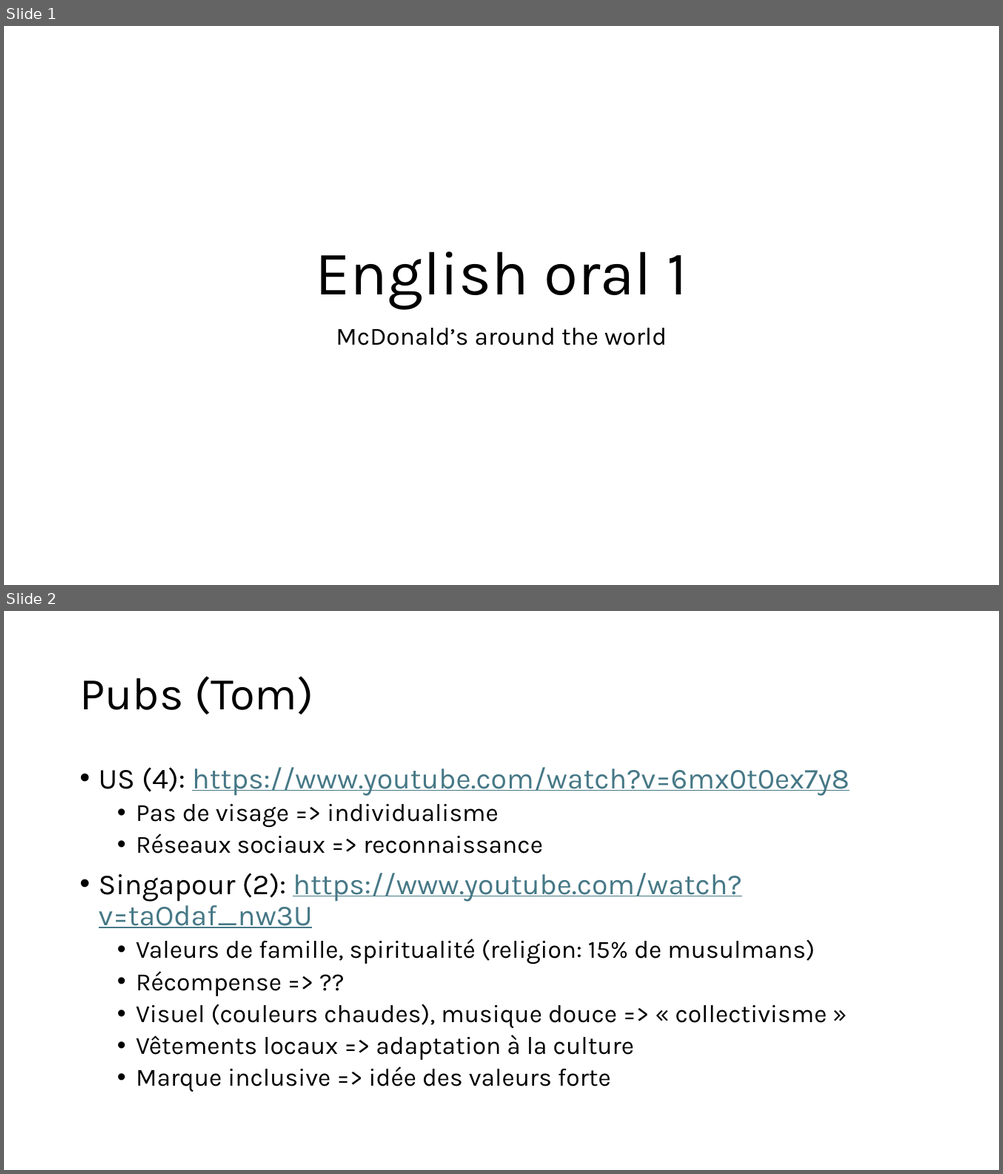
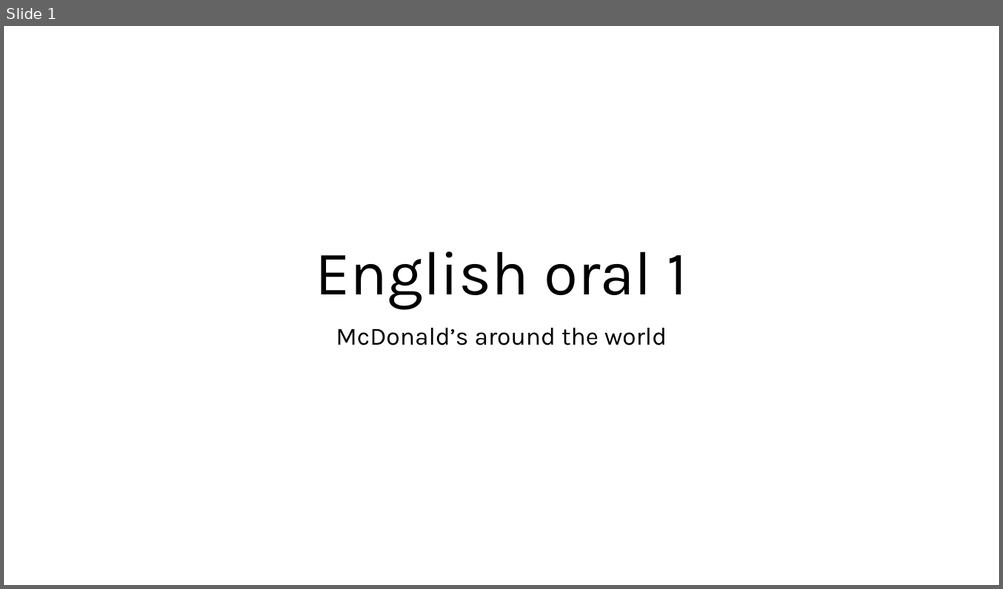
Before and after one commit to Scortail/AnglaisAd, a slide deck: slides.pptx. Shown one above the other, each under a label of ours: slides 1 and 2 before the commit, slide 1 after it. The pictures are 1003x1174 and 1003x589 pixels, drawn with LibreOffice and Linux fonts; fonts in the diff are those of the drawing. Boxes give left, top, right and bottom in pixels: in the first picture for what was removed or moved away, otherwise in the second. Text is boxed around its words. In the diff, an @@ line names an element or a change of style, - is before the commit and + after.

```diff
--- a/slides.pptx
+++ b/slides.pptx
@@ slide 2 removed at [4,611,999,1170], background #FFFFFF @@
@@ title removed at [79,676,313,715] @@
-Pubs (Tom)
@@ text removed at [99,767,849,1092] @@
-• US (4): https://www.youtube.com/watch?v=6mx0t0ex7y8
-  • Pas de visage => individualisme
-  • Réseaux sociaux => reconnaissance
-• Singapour (2): https://www.youtube.com/watch?v=taOdaf_nw3U
-  • Valeurs de famille, spiritualité (religion: 15% de musulmans)
-  • Récompense => ??
-  • Visuel (couleurs chaudes), musique douce => « collectivisme »
-  • Vêtements locaux => adaptation à la culture
-  • Marque inclusive => idée des valeurs forte
```
Also in this commit, not shown: 3 slides changed, 1 slide added, 4 other slides removed, 2 other files.
